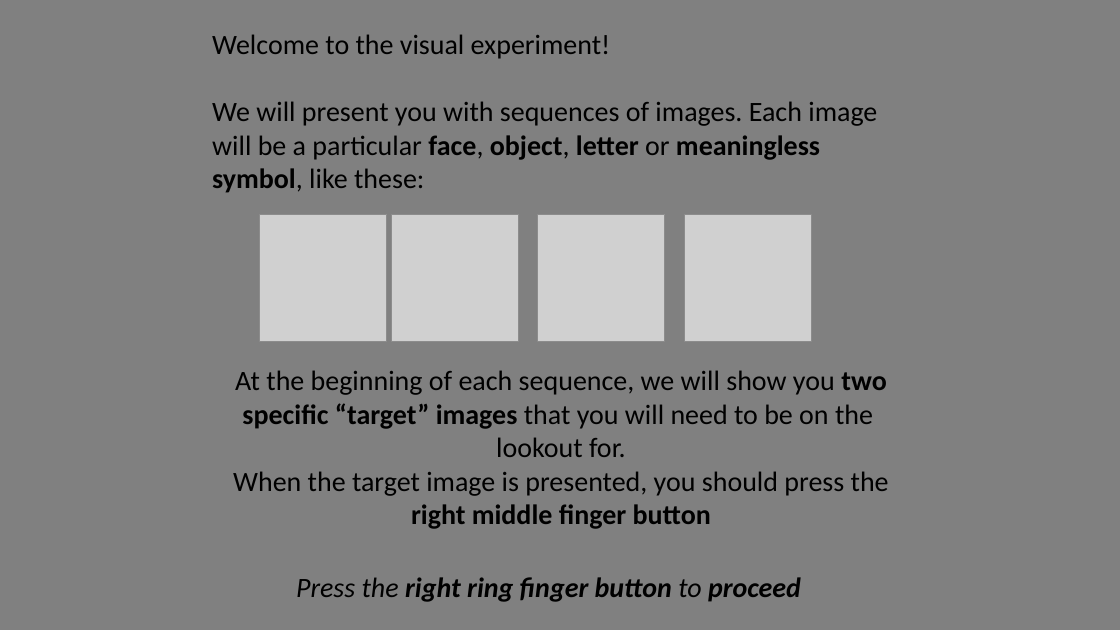
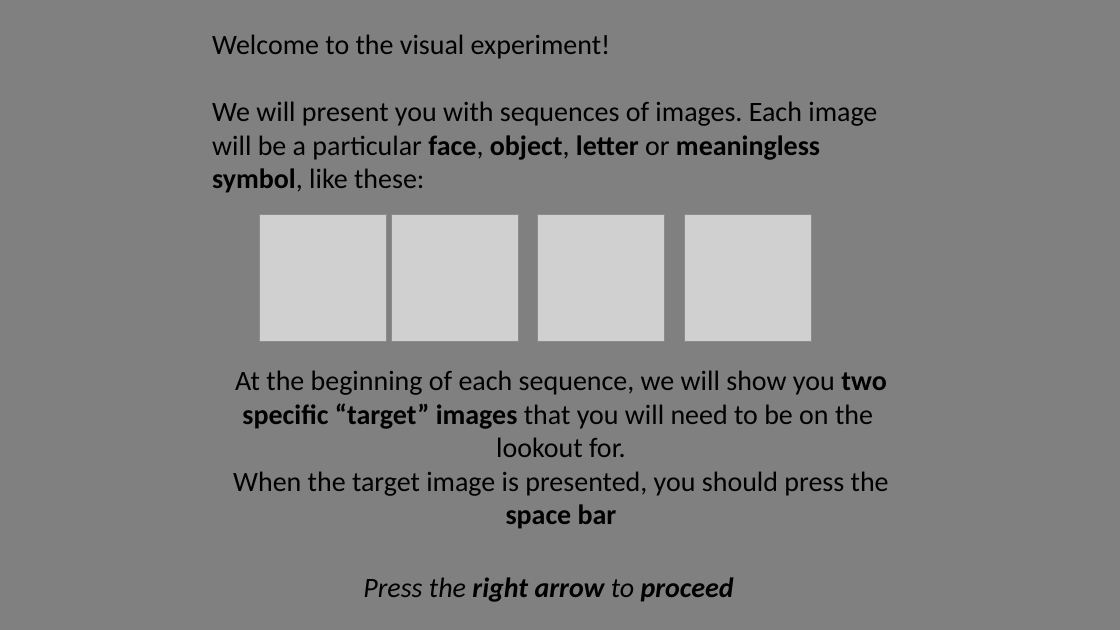
Before and after one commit to NCCLabMPI/Reconstructed_time_experiment, a slide deck: slide 1 of instructions/Instructions_visual_only_task_keyboard.pptx. Drawn at 1120x630 pixels with LibreOffice and Linux fonts; fonts in the diff are those of the drawing; grey boxes stand for pictures. Boxes give left, top, right and bottom in pixels: in the first picture for what was removed or moved away, otherwise in the second. Text is boxed around its words. In the diff, an @@ line names an element or a change of style, - is before the commit and + after.

```diff
--- a/instructions/Instructions_visual_only_task_keyboard.pptx
+++ b/instructions/Instructions_visual_only_task_keyboard.pptx
@@ text at [233, 471, 889, 529]: text changed @@
-When the target image is presented, you should press the right middle finger button
+When the target image is presented, you should press the space bar
@@ text at [363, 577, 734, 602]: text changed @@
-Press the right ring finger button to proceed
+Press the right arrow to proceed
```
Also in this commit, not shown: 2 other slides changed, 36 other files.
